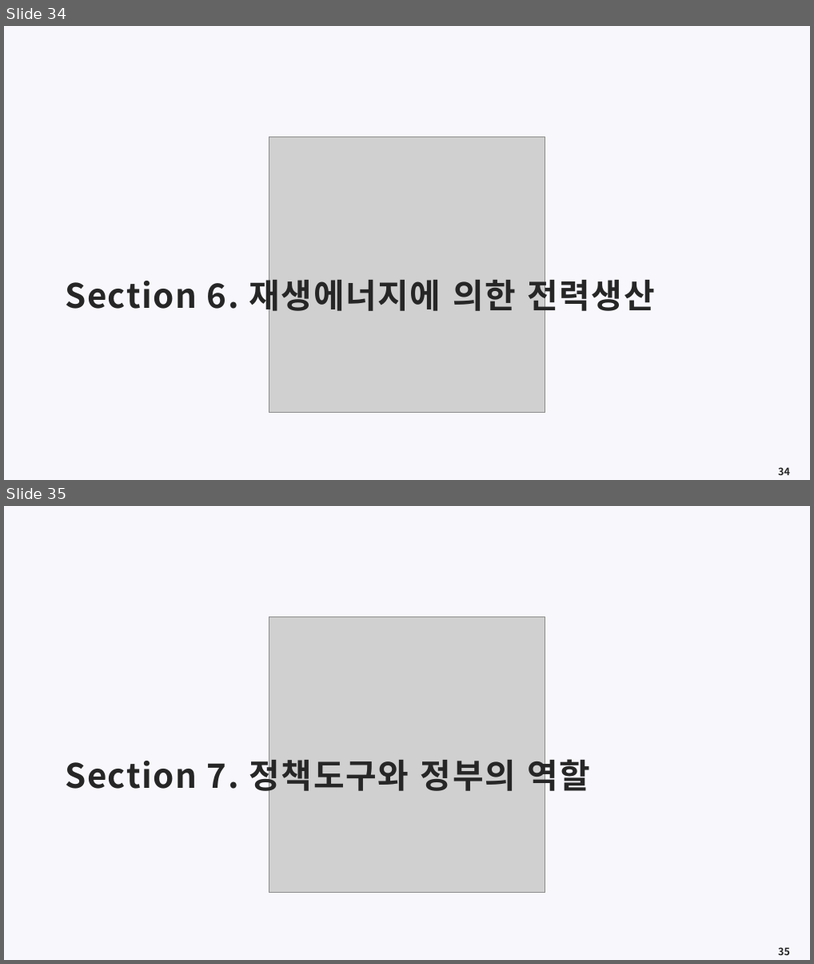
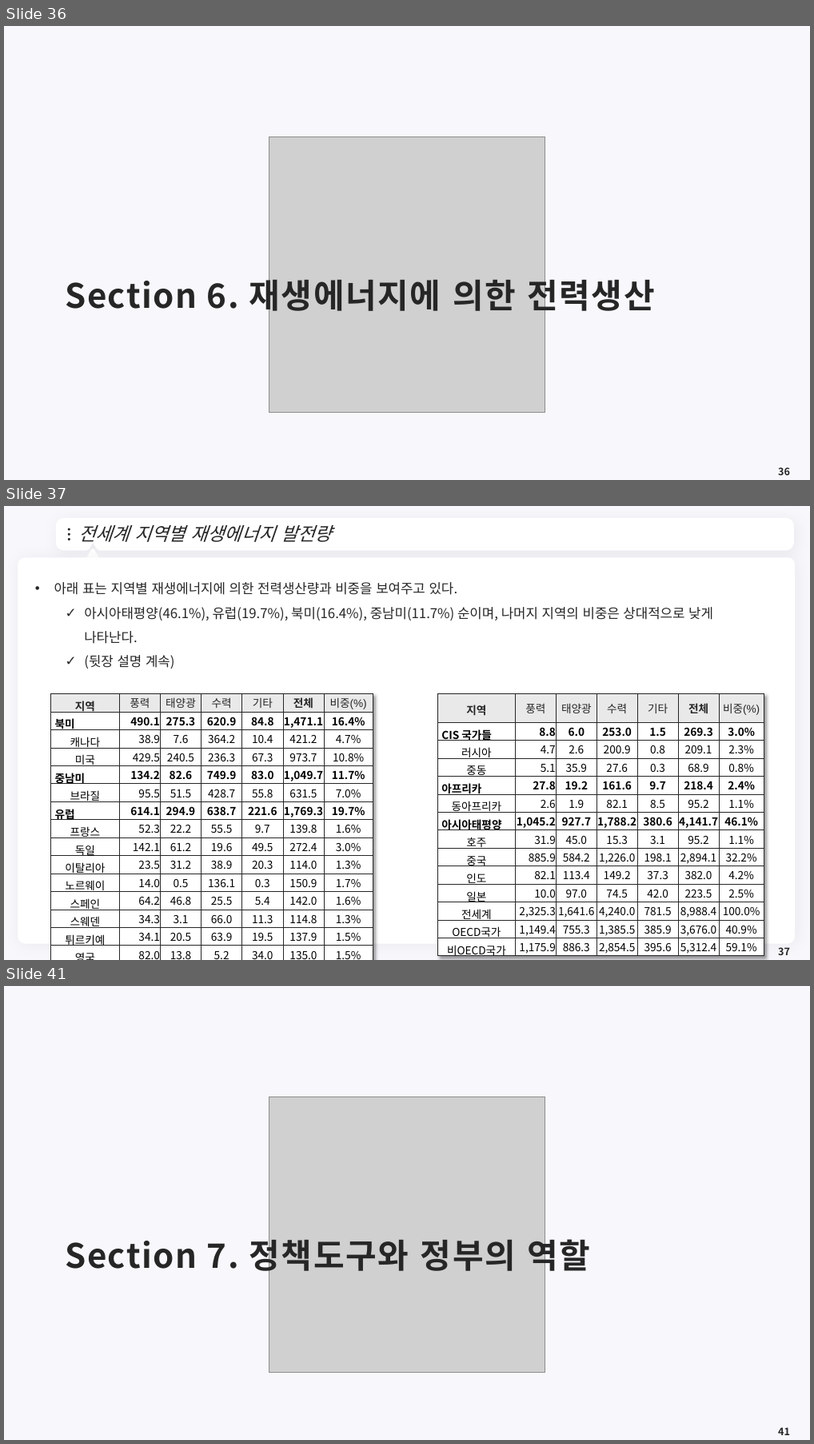
Before and after one commit to meandthey/Teaching, a slide deck: 에너지경제학/자원에너지경제학_Chapter_6 (재생에너지).pptx. Shown one above the other, each under a label of ours: slides 34 and 35 before the commit, slides 36, 37 and 41 after it; the slides between them are not shown. The pictures are 814x964 and 814x1444 pixels, drawn with LibreOffice and Linux fonts; fonts in the diff are those of the drawing; grey boxes stand for pictures; background and template pictures are left out. Boxes give left, top, right and bottom in pixels: in the first picture for what was removed or moved away, otherwise in the second. Text is boxed around its words. In the diff, an @@ line names an element or a change of style, - is before the commit and + after.

```diff
--- a/에너지경제학/자원에너지경제학_Chapter_6 (재생에너지).pptx
+++ b/에너지경제학/자원에너지경제학_Chapter_6 (재생에너지).pptx
@@ slide 37 added at (x1=4, y1=506, x2=810, y2=960), background #F8F7FC @@
@@ freeform shape added at (x1=59, y1=521, x2=792, y2=548), fill #FFFFFF, outline #FFFFFF 7.25 pt @@
@@ ellipse added at (x1=68, y1=528, x2=70, y2=531), fill #262626 @@
@@ title added at (x1=78, y1=525, x2=332, y2=542), 22 pt, text #262626, italic @@
+전세계 지역별 재생에너지 발전량
@@ ellipse added at (x1=68, y1=533, x2=70, y2=536), fill #262626 @@
@@ ellipse added at (x1=68, y1=538, x2=70, y2=540), fill #262626 @@
@@ triangle added at (x1=86, y1=550, x2=99, y2=562), fill #FFFFFF, outline #FFFFFF 3.75 pt @@
@@ freeform shape added at (x1=775, y1=530, x2=782, y2=540), fill #FFFFFF @@
@@ rounded rectangle added at (x1=18, y1=557, x2=796, y2=944), fill #FFFFFF @@
@@ text added at (x1=54, y1=582, x2=714, y2=668), 16 pt, text #262626 @@
+• 아래 표는 지역별 재생에너지에 의한 전력생산량과 비중을 보여주고 있다.
+  ✓ 아시아태평양(46.1%), 유럽(19.7%), 북미(16.4%), 중남미(11.7%) 순이며, 나머지 지역의 비중은 상대적으로 낮게 나타난다.
+  ✓ (뒷장 설명 계속)
@@ table added at (x1=51, y1=693, x2=374, y2=960), 15 rows, 7 columns @@
+지역 | 풍력 | 태양광 | 수력 | 기타 | 전체 | 비중(%)
+북미 | 490.1 | 275.3 | 620.9 | 84.8 | 1,471.1 | 16.4%
+캐나다 | 38.9 | 7.6 | 364.2 | 10.4 | 421.2 | 4.7%
+미국 | 429.5 | 240.5 | 236.3 | 67.3 | 973.7 | 10.8%
+중남미 | 134.2 | 82.6 | 749.9 | 83.0 | 1,049.7 | 11.7%
+브라질 | 95.5 | 51.5 | 428.7 | 55.8 | 631.5 | 7.0%
+유럽 | 614.1 | 294.9 | 638.7 | 221.6 | 1,769.3 | 19.7%
+프랑스 | 52.3 | 22.2 | 55.5 | 9.7 | 139.8 | 1.6%
+독일 | 142.1 | 61.2 | 19.6 | 49.5 | 272.4 | 3.0%
+이탈리아 | 23.5 | 31.2 | 38.9 | 20.3 | 114.0 | 1.3%
+노르웨이 | 14.0 | 0.5 | 136.1 | 0.3 | 150.9 | 1.7%
+스페인 | 64.2 | 46.8 | 25.5 | 5.4 | 142.0 | 1.6%
+스웨덴 | 34.3 | 3.1 | 66.0 | 11.3 | 114.8 | 1.3%
+튀르키예 | 34.1 | 20.5 | 63.9 | 19.5 | 137.9 | 1.5%
+영국 | 82.0 | 13.8 | 5.2 | 34.0 | 135.0 | 1.5%
@@ table added at (x1=438, y1=693, x2=762, y2=960), 14 rows, 7 columns @@
+지역 | 풍력 | 태양광 | 수력 | 기타 | 전체 | 비중(%)
+CIS 국가들 | 8.8 | 6.0 | 253.0 | 1.5 | 269.3 | 3.0%
+러시아 | 4.7 | 2.6 | 200.9 | 0.8 | 209.1 | 2.3%
+중동 | 5.1 | 35.9 | 27.6 | 0.3 | 68.9 | 0.8%
+아프리카 | 27.8 | 19.2 | 161.6 | 9.7 | 218.4 | 2.4%
+동아프리카 | 2.6 | 1.9 | 82.1 | 8.5 | 95.2 | 1.1%
+아시아태평양 | 1,045.2 | 927.7 | 1,788.2 | 380.6 | 4,141.7 | 46.1%
+호주 | 31.9 | 45.0 | 15.3 | 3.1 | 95.2 | 1.1%
+중국 | 885.9 | 584.2 | 1,226.0 | 198.1 | 2,894.1 | 32.2%
+인도 | 82.1 | 113.4 | 149.2 | 37.3 | 382.0 | 4.2%
+일본 | 10.0 | 97.0 | 74.5 | 42.0 | 223.5 | 2.5%
+전세계 | 2,325.3 | 1,641.6 | 4,240.0 | 781.5 | 8,988.4 | 100.0%
+OECD국가 | 1,149.4 | 755.3 | 1,385.5 | 385.9 | 3,676.0 | 40.9%
+비OECD국가 | 1,175.9 | 886.3 | 2,854.5 | 395.6 | 5,312.4 | 59.1%
@@ page number added at (x1=778, y1=947, x2=790, y2=955), 12 pt, text #262626, bold @@
+37
@@ what was slide 34 is now slide 36 @@
@@ page number at (x1=778, y1=467, x2=790, y2=475): text changed @@
-34
+36
@@ what was slide 35 is now slide 41 @@
@@ page number at (x1=778, y1=1427, x2=790, y2=1435): text changed @@
-35
+41
```
Also in this commit, not shown: 8 other slides added, 2 other files.
